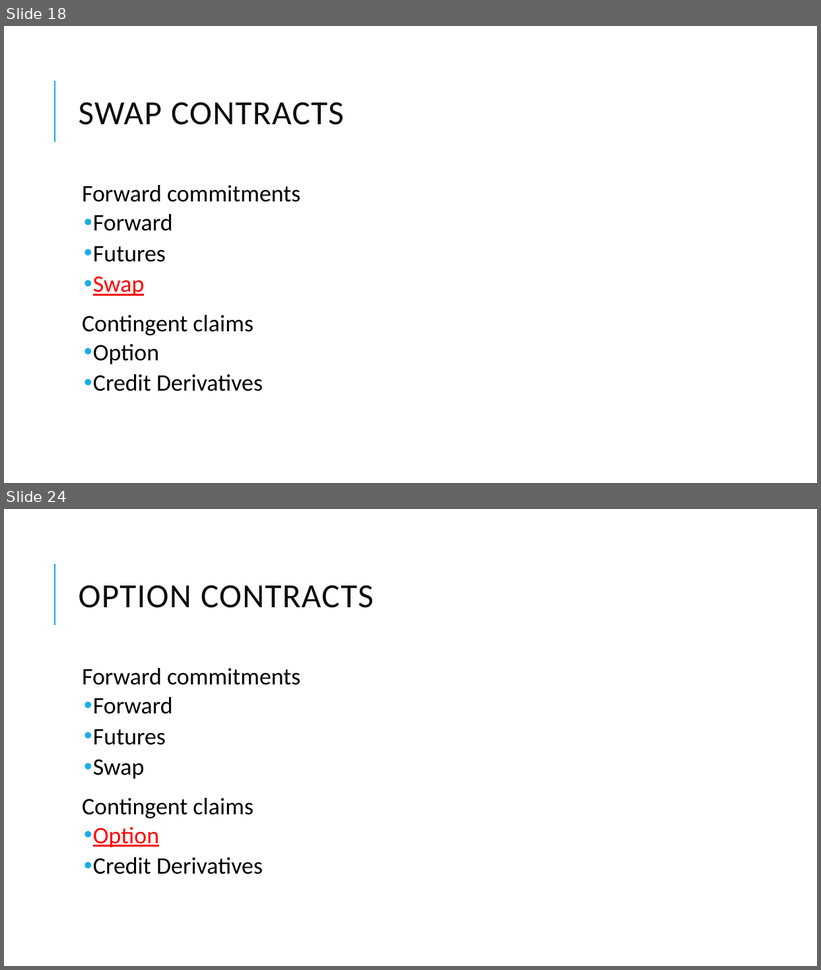
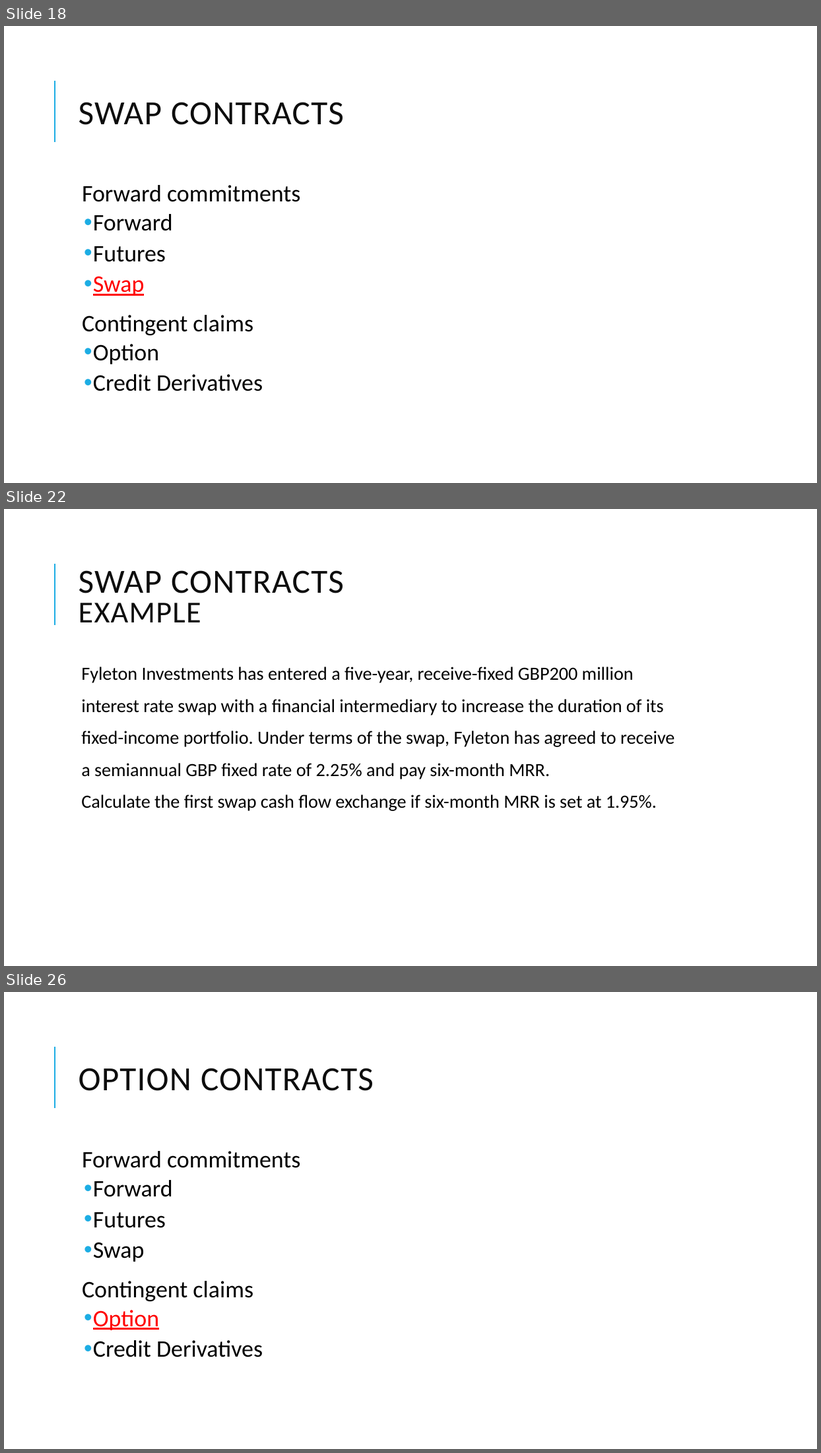
Before and after one commit to Isco0530/data, a slide deck: Derivatives.pptx. Shown one above the other, each under a label of ours: slides 18 and 24 before the commit, slides 18, 22 and 26 after it; the slides between them are not shown. The pictures are 821x970 and 821x1453 pixels, drawn with LibreOffice and Linux fonts; fonts in the diff are those of the drawing. Boxes give left, top, right and bottom in pixels: in the first picture for what was removed or moved away, otherwise in the second. Text is boxed around its words. In the diff, an @@ line names an element or a change of style, - is before the commit and + after.

```diff
--- a/Derivatives.pptx
+++ b/Derivatives.pptx
@@ slide 22 added at (4,509,817,966), background #FFFFFF; not listed: 1 template element that a slide beside it also shows @@
@@ title added at (79,570,344,623), 40 pt, text #0D0D0D @@
+SWAP CONTRACTS
+EXAMPLE
@@ text added at (81,667,675,811), 22 pt, text #000000 @@
+  Fyleton Investments has entered a five-year, receive-fixed GBP200 million
+  interest rate swap with a financial intermediary to increase the duration of its
+  fixed-income portfolio. Under terms of the swap, Fyleton has agreed to receive
+  a semiannual GBP fixed rate of 2.25% and pay six-month MRR.
+  Calculate the first swap cash flow exchange if six-month MRR is set at 1.95%.
@@ what was slide 24 is now slide 26 @@
```
Also in this commit, not shown: 13 slides changed, 1 other slide added.
